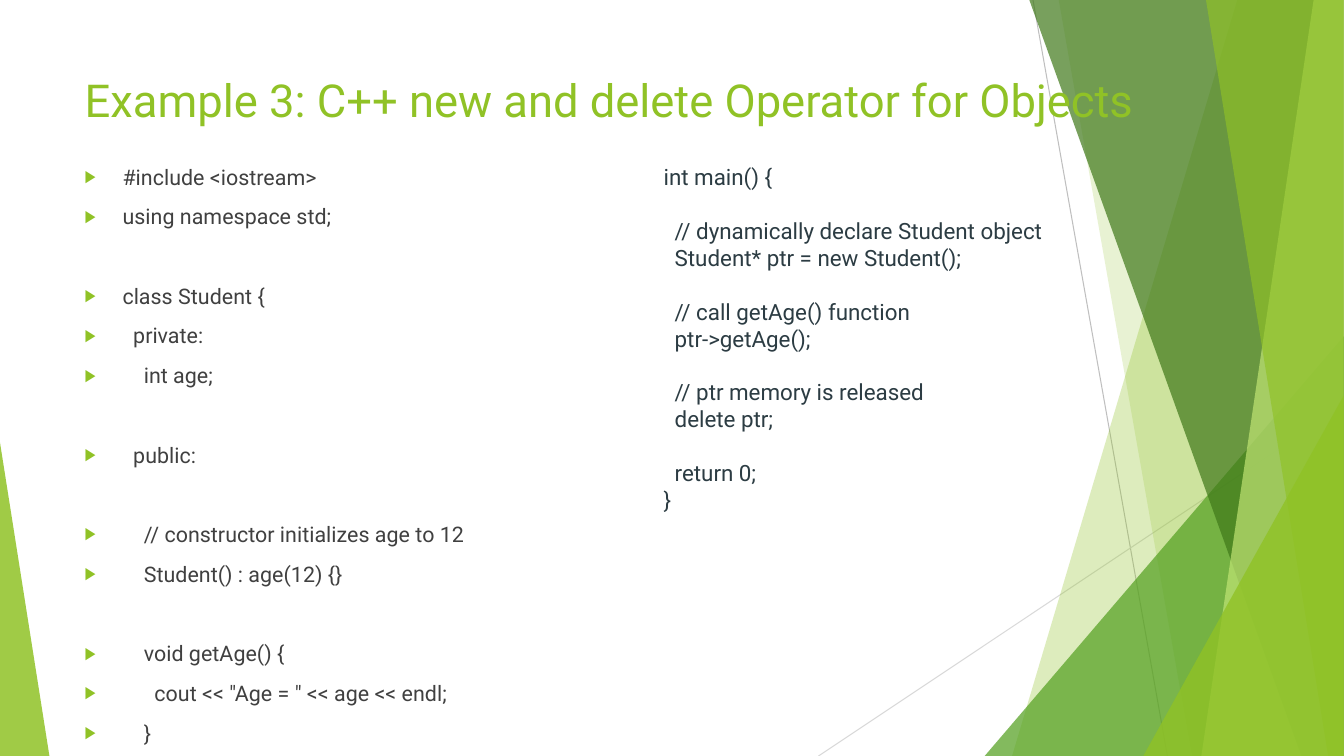
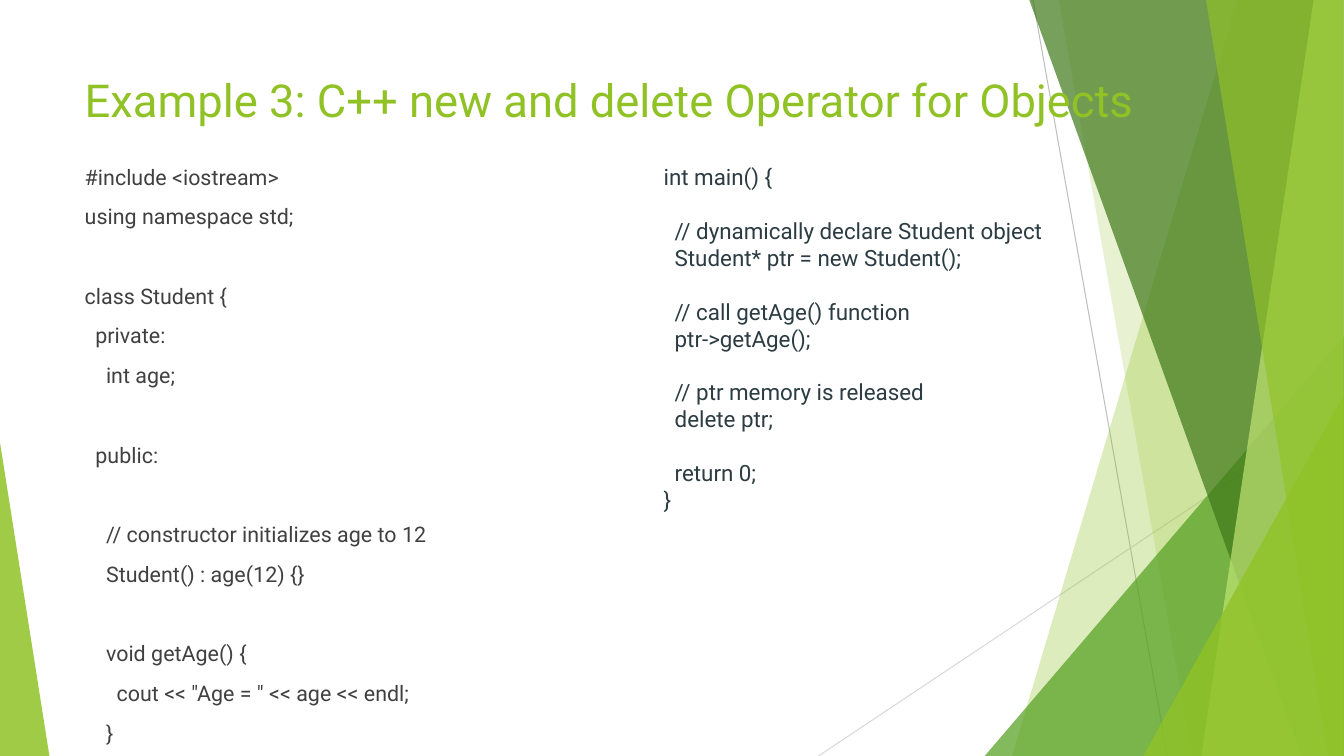
Before and after one commit to Montasirnafees/2---1, a slide deck: slide 17 of CSE 213 (OOP)/Lecture 9-Dynamic Memory Allocation.pptx (slide 13 before the commit). Drawn at 1344x756 pixels with LibreOffice and Linux fonts; fonts in the diff are those of the drawing. Boxes give left, top, right and bottom in pixels: in the first picture for what was removed or moved away, otherwise in the second. Text is boxed around its words. In the diff, an @@ line names an element or a change of style, - is before the commit and + after.

```diff
--- a/CSE 213 (OOP)/Lecture 9-Dynamic Memory Allocation.pptx
+++ b/CSE 213 (OOP)/Lecture 9-Dynamic Memory Allocation.pptx
@@ text "#include <iostream>" at (85,169,426,706): bullet ▶ to none @@
```
Also in this commit, not shown: 3 other slides changed, 5 slides added, 1 slide removed, 14 other files.
